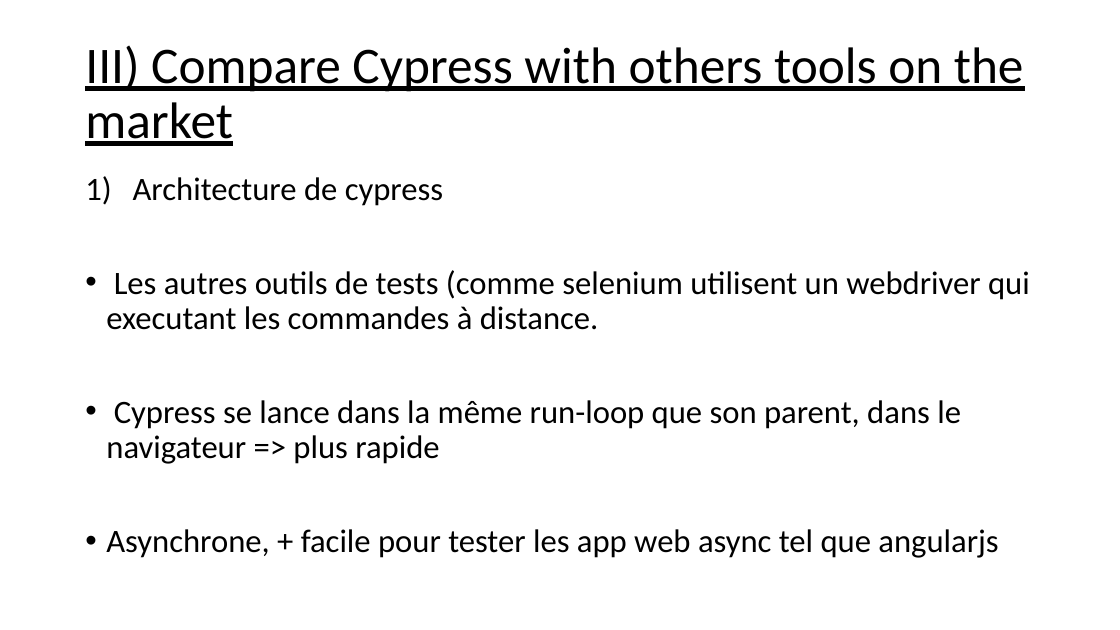
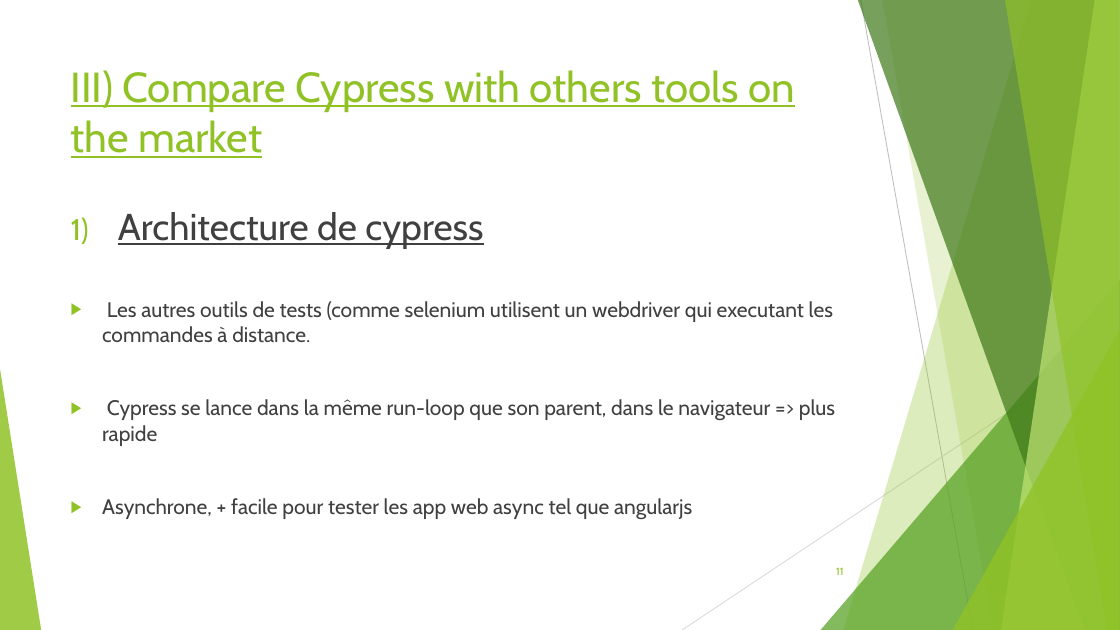
Before and after one commit to seblast312/cypress_youtube, a slide deck: slide 11 of Cypress.pptx (slide 10 before the commit). Drawn at 1120x630 pixels with LibreOffice and Linux fonts; fonts in the diff are those of the drawing. Boxes give left, top, right and bottom in pixels: in the first picture for what was removed or moved away, otherwise in the second. Text is boxed around its words. In the diff, an @@ line names an element or a change of style, - is before the commit and + after.

```diff
--- a/Cypress.pptx
+++ b/Cypress.pptx
@@ title "III) Compare Cypress with others ...": place and size @@
-title "III) Compare Cypress with others ..." at (85, 46, 1024, 146)
+title "III) Compare Cypress with others ..." at (71, 70, 795, 158)
@@ title "III) Compare Cypress with others ..." at (71, 70, 795, 158): size 44 to 36 pt, font Calibri to Cabin, text colour #000000 to #90C226; line spacing 0.9 to 1; vertical alignment middle to top @@
@@ text "Architecture de cypress": place and size @@
-text "Architecture de cypress" at (106, 177, 1030, 558)
+text "Architecture de cypress" at (102, 212, 835, 519)
@@ text "Architecture de cypress" at (102, 212, 835, 519): size 28 to 32 pt, underline on in "Architecture de cypress"; font Calibri to Cabin, text colour #000000 to #404040, size 28 to 18 pt; line spacing 0.9 to 1; bullet • to ▶ @@
@@ group added at (0, 0, 1120, 630): 5 freeform shapes, 3 triangles, 2 lines @@
@@ page number added at (836, 567, 843, 575), 9 pt, text #90C226 @@
+11
```
Also in this commit, not shown: 17 other slides changed, 4 slides added, 1 slide removed.
